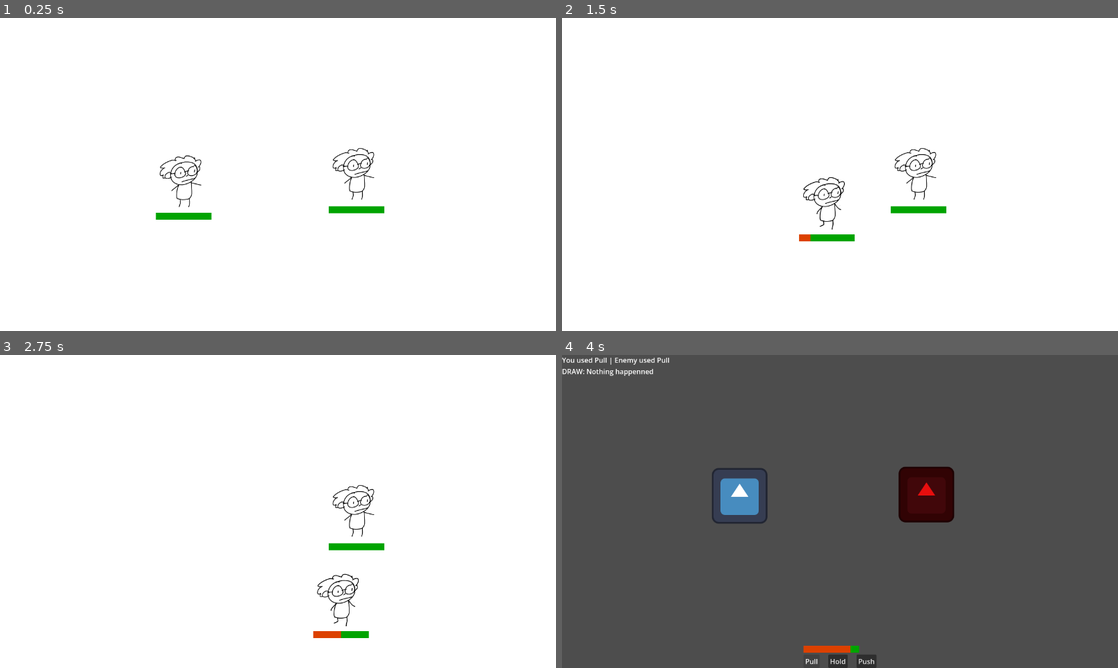
Above: before the commit, frames 1-4 (two rows, left to right).
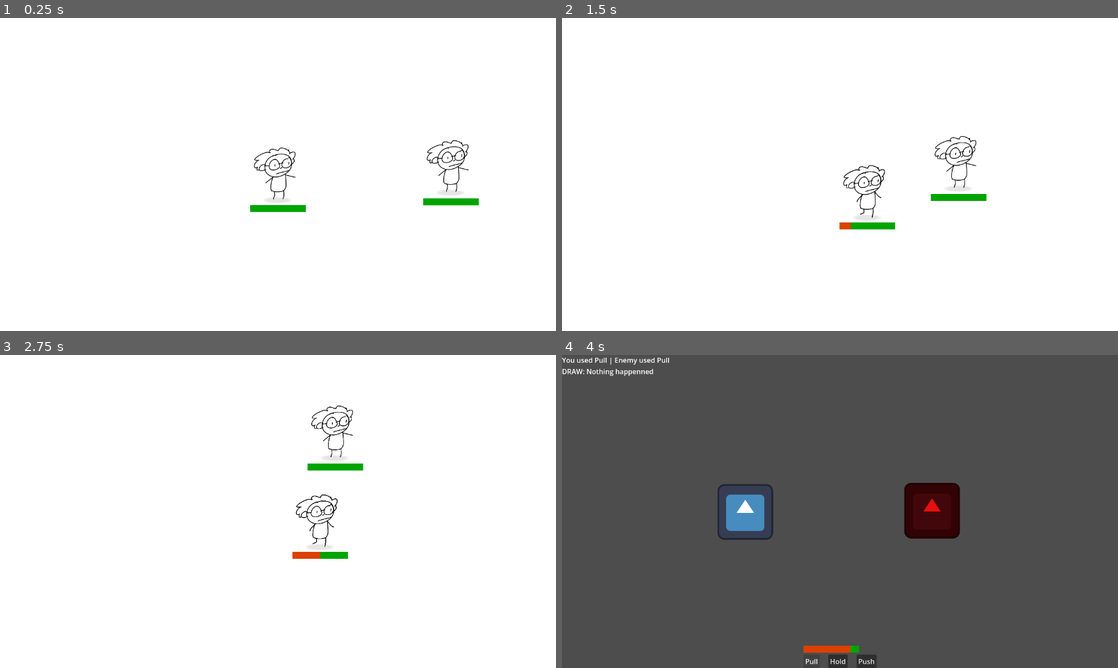
Above: after the commit, the same moments.

Repository: johnreybacal/gran-theft-aubrey
Game: Godot game, scene res://scenes/game_explore.tscn
The game is run twice, just before and just after one commit, with the same random seed, the same clock (stepped at 60 frames per second) and the same inputs. The engine's default icon, where the game draws it, is replaced by a stand-in: a white triangle on a blue panel in a dark square.
Inputs:
- Up to frame 1 (0.25 s): no input
- Up to frame 2 (1.5 s): hold D (move_right) 0.53-1.28 s; hold S (move_down) from 1.28 s (still down)
- Up to frame 3 (2.75 s): release S (move_down) at 2.03 s; hold D (move_right) from 2.03 s (still down)
- Up to frame 4 (4 s): release D (move_right) at 2.78 s; hold W (move_up) 2.78-3.5 s; click "Pull" at 3.5 s

The runs differ from the first frame. In frame 1, 2.0% of the frame differs, in the area x 28-87%, y 38-65%; in frame 2, 2.0%; in frame 3, 2.0%; in frame 4, 2.7%, in the area x 27-72%, y 35-60%.

Commit message:
camera | shadow

Diff:
--- a/project.godot
+++ b/project.godot
@@ -29,6 +29,7 @@
 
 window/size/viewport_width=1280
 window/size/viewport_height=720
+window/stretch/mode="viewport"
 
 [input]
 
--- a/scenes/explore_enemy.tscn
+++ b/scenes/explore_enemy.tscn
@@ -6,6 +6,16 @@
 
 [sub_resource type="RectangleShape2D" id="RectangleShape2D_cxtud"]
 size = Vector2(128, 128)
+
+[sub_resource type="Gradient" id="Gradient_j7g34"]
+offsets = PackedFloat32Array(0.5462963, 0.9660494)
+colors = PackedColorArray(0, 0, 0, 1, 1, 1, 1, 0)
+
+[sub_resource type="GradientTexture2D" id="GradientTexture2D_cantd"]
+gradient = SubResource("Gradient_j7g34")
+fill = 1
+fill_from = Vector2(0.5, 0.5)
+fill_to = Vector2(1, 1)
 
 [node name="ExploreEnemy" type="CharacterBody2D" unique_id=2108070940]
 motion_mode = 1
@@ -25,3 +35,9 @@
 
 [node name="GrannyStats" parent="." unique_id=284626914 instance=ExtResource("3_j7g34")]
 position = Vector2(0, 72)
+
+[node name="Shadow" type="Sprite2D" parent="." unique_id=348235111]
+modulate = Color(1, 1, 1, 0.1)
+position = Vector2(-1, 59)
+scale = Vector2(1, 0.21875)
+texture = SubResource("GradientTexture2D_cantd")
--- a/scenes/explore_player.tscn
+++ b/scenes/explore_player.tscn
@@ -6,6 +6,16 @@
 
 [sub_resource type="RectangleShape2D" id="RectangleShape2D_cxtud"]
 size = Vector2(128, 128)
+
+[sub_resource type="Gradient" id="Gradient_yuam7"]
+offsets = PackedFloat32Array(0.5462963, 0.9660494)
+colors = PackedColorArray(0, 0, 0, 1, 1, 1, 1, 0)
+
+[sub_resource type="GradientTexture2D" id="GradientTexture2D_1qjc3"]
+gradient = SubResource("Gradient_yuam7")
+fill = 1
+fill_from = Vector2(0.5, 0.5)
+fill_to = Vector2(1, 1)
 
 [node name="ExplorePlayer" type="CharacterBody2D" unique_id=851270054]
 motion_mode = 1
@@ -22,3 +32,9 @@
 
 [node name="GrannyStats" parent="." unique_id=284626914 instance=ExtResource("3_yuam7")]
 position = Vector2(0, 70)
+
+[node name="Shadow" type="Sprite2D" parent="." unique_id=669543659]
+modulate = Color(1, 1, 1, 0.1)
+position = Vector2(-1, 59)
+scale = Vector2(1, 0.21875)
+texture = SubResource("GradientTexture2D_1qjc3")
--- a/scenes/game_explore.tscn
+++ b/scenes/game_explore.tscn
@@ -22,6 +22,10 @@
 [node name="ExplorePlayer" parent="." unique_id=1418164251 instance=ExtResource("1_tutr7")]
 position = Vector2(423, 378)
 
+[node name="Camera2D" type="Camera2D" parent="ExplorePlayer" unique_id=392920982]
+position_smoothing_enabled = true
+position_smoothing_speed = 2.0
+
 [node name="ExploreEnemy" parent="." unique_id=1382464199 instance=ExtResource("2_1208y")]
 position = Vector2(821, 361)
 
@@ -30,6 +34,6 @@
 
 [node name="Sprite2D" type="Sprite2D" parent="." unique_id=1182650496]
 z_index = -1
-position = Vector2(650.5, 352.5)
-scale = Vector2(21.328125, 12.015625)
+position = Vector2(774.0001, 456.99997)
+scale = Vector2(42.937496, 30.281252)
 texture = SubResource("GradientTexture2D_tpdw7")
--- a/scenes/game_fight.tscn
+++ b/scenes/game_fight.tscn
@@ -1,23 +1,26 @@
-[gd_scene load_steps=4 format=3 uid="uid://dq1f3a7kx5b3m"]
+[gd_scene format=3 uid="uid://dq1f3a7kx5b3m"]
 
 [ext_resource type="Texture2D" uid="uid://un76w2rvhpw7" path="res://icon.svg" id="1_cxknj"]
 [ext_resource type="Script" uid="uid://do1dah6xinhq4" path="res://scripts/game_fight.gd" id="1_ysmxf"]
 [ext_resource type="PackedScene" uid="uid://de8gr68jo3eno" path="res://scenes/hud_fight.tscn" id="2_fxrkh"]
 
-[node name="GameFight" type="Node2D"]
+[node name="GameFight" type="Node2D" unique_id=872867695]
 script = ExtResource("1_ysmxf")
 
-[node name="Sprite2D" type="Sprite2D" parent="."]
-position = Vector2(409, 324)
+[node name="Sprite2D" type="Sprite2D" parent="." unique_id=1127344227]
+position = Vector2(-218, 1)
 texture = ExtResource("1_cxknj")
 
-[node name="Sprite2D2" type="Sprite2D" parent="."]
+[node name="Sprite2D2" type="Sprite2D" parent="." unique_id=291604213]
 modulate = Color(0.9098039, 0.05490196, 0.05490196, 1)
-position = Vector2(839, 321)
+position = Vector2(212, -2)
 texture = ExtResource("1_cxknj")
 
-[node name="CanvasLayer" type="CanvasLayer" parent="."]
+[node name="CanvasLayer" type="CanvasLayer" parent="." unique_id=1293225925]
 
-[node name="HudFight" parent="CanvasLayer" instance=ExtResource("2_fxrkh")]
+[node name="HudFight" parent="CanvasLayer" unique_id=2113273688 instance=ExtResource("2_fxrkh")]
+
+[node name="Camera2D" type="Camera2D" parent="." unique_id=1781743093]
+position_smoothing_enabled = true
 
 [connection signal="visibility_changed" from="." to="." method="_on_visibility_changed"]
--- a/scripts/game_explore.gd
+++ b/scripts/game_explore.gd
@@ -3,6 +3,14 @@
 func _ready() -> void:
     var fight_scene = preload("res://scenes/game_fight.tscn").instantiate()
     get_tree().root.add_child.call_deferred(fight_scene)
-    EventBus.on_encounter_start.connect(hide.unbind(1))
-    EventBus.on_encounter_end.connect(show.unbind(2))
+    EventBus.on_encounter_start.connect(_on_encounter_start.unbind(1))
+    EventBus.on_encounter_end.connect(_on_encounter_end.unbind(2))
     show()
+
+func _on_encounter_start():
+    hide()
+    $ExplorePlayer/Camera2D.enabled = false
+
+func _on_encounter_end():
+    show()
+    $ExplorePlayer/Camera2D.enabled = true
--- a/scripts/game_fight.gd
+++ b/scripts/game_fight.gd
@@ -4,7 +4,7 @@
 
 func _ready() -> void:
     EventBus.on_encounter_start.connect(_on_encounter_start.unbind(1))
-    EventBus.on_encounter_end.connect(hide.unbind(2))
+    EventBus.on_encounter_end.connect(_on_encounter_end.unbind(2))
     hide()
 
     hud.set_max_arthritis(StateManager.player.max_arthritis)
@@ -17,6 +17,12 @@
     show()
     hud.clear_log()
     hud.update_arthritis(StateManager.player.arthritis)
+    $Camera2D.enabled = true
+
+func _on_encounter_end():
+    hide()
+    $Camera2D.enabled = false
+
 
 func _on_move(move: Meta.Moves):
     var is_winner = false
